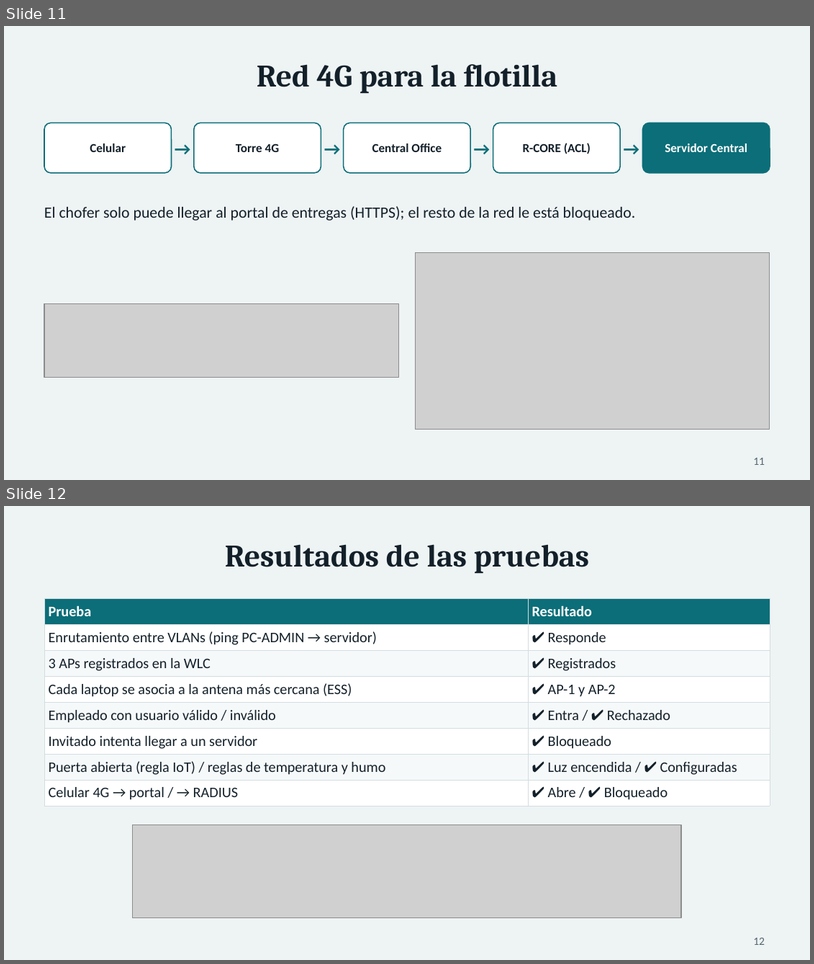
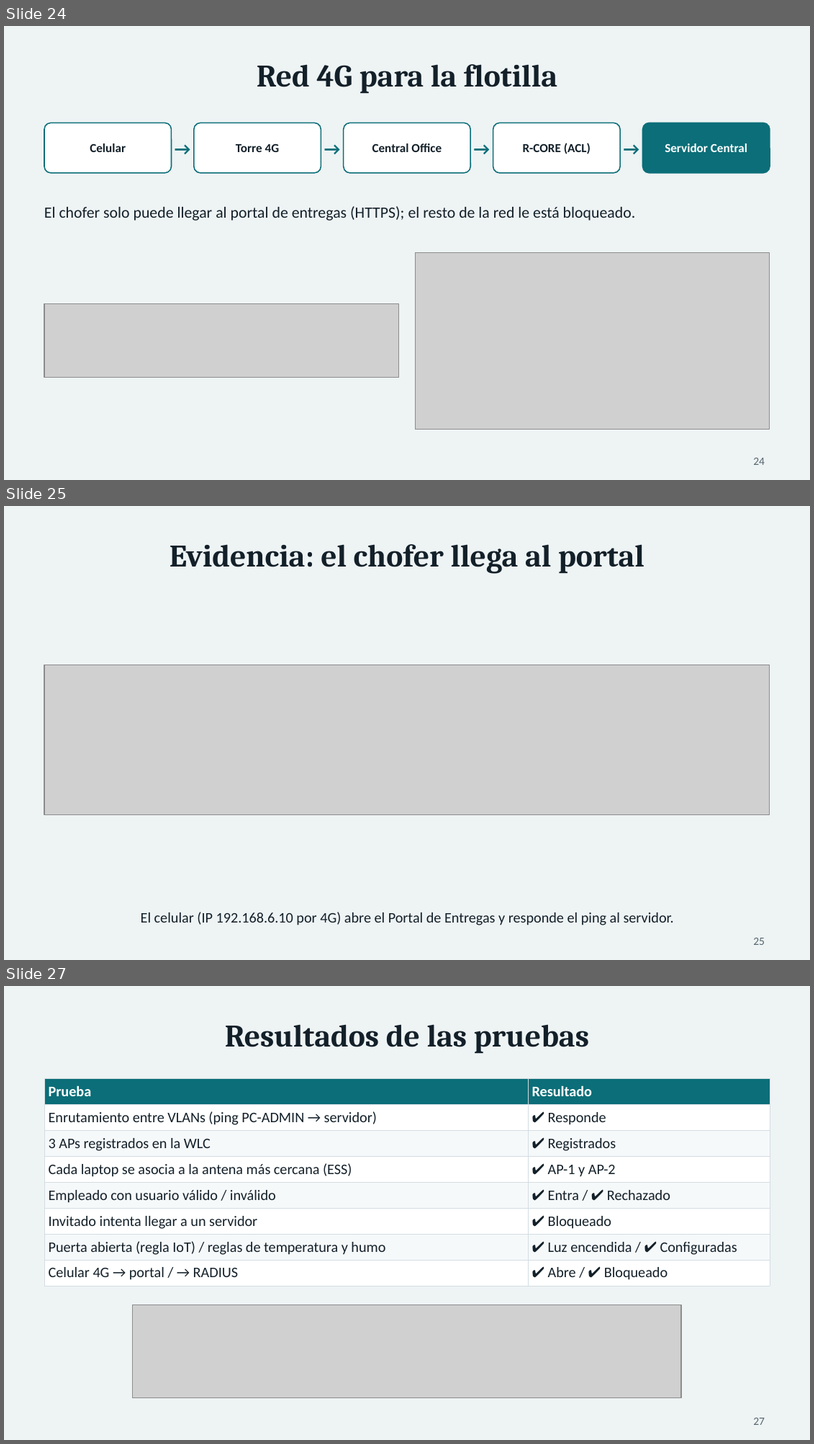
Before and after one commit to USX22/inalambricreds2, a slide deck: entregables/Presentacion_InnovaLogistics.pptx. Shown one above the other, each under a label of ours: slides 11 and 12 before the commit, slides 24, 25 and 27 after it; the slides between them are not shown. The pictures are 814x964 and 814x1444 pixels, drawn with LibreOffice and Linux fonts; fonts in the diff are those of the drawing; grey boxes stand for pictures. Boxes give left, top, right and bottom in pixels: in the first picture for what was removed or moved away, otherwise in the second. Text is boxed around its words. In the diff, an @@ line names an element or a change of style, - is before the commit and + after.

```diff
--- a/entregables/Presentacion_InnovaLogistics.pptx
+++ b/entregables/Presentacion_InnovaLogistics.pptx
@@ slide 25 added at [4, 506, 810, 960], background #EEF3F4 @@
@@ title added at [170, 544, 645, 574], 28 pt, text #132029, bold @@
+Evidencia: el chofer llega al portal
@@ picture added at [44, 665, 770, 815] @@
@@ text added at [141, 911, 674, 925], 13 pt, text #132029 @@
+El celular (IP 192.168.6.10 por 4G) abre el Portal de Entregas y responde el ping al servidor.
@@ page number added at [754, 937, 765, 944], 10 pt, text #55666F @@
+25
@@ what was slide 11 is now slide 24 @@
@@ page number at [754, 457, 765, 464]: text changed @@
-11
+24
@@ what was slide 12 is now slide 27 @@
@@ page number at [754, 1417, 765, 1424]: text changed @@
-12
+27
```
Also in this commit, not shown: 14 other slides added, 14 other files.
